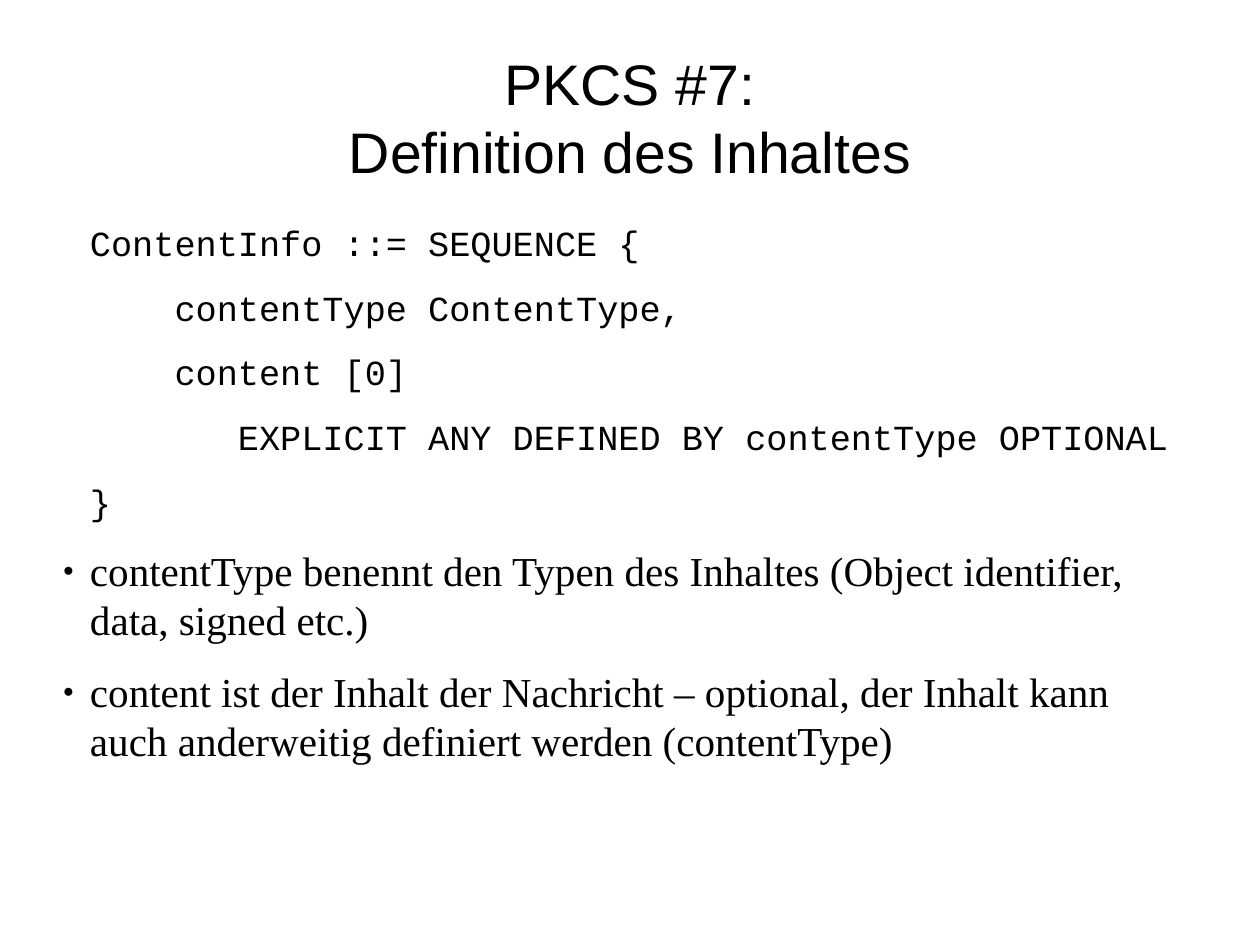
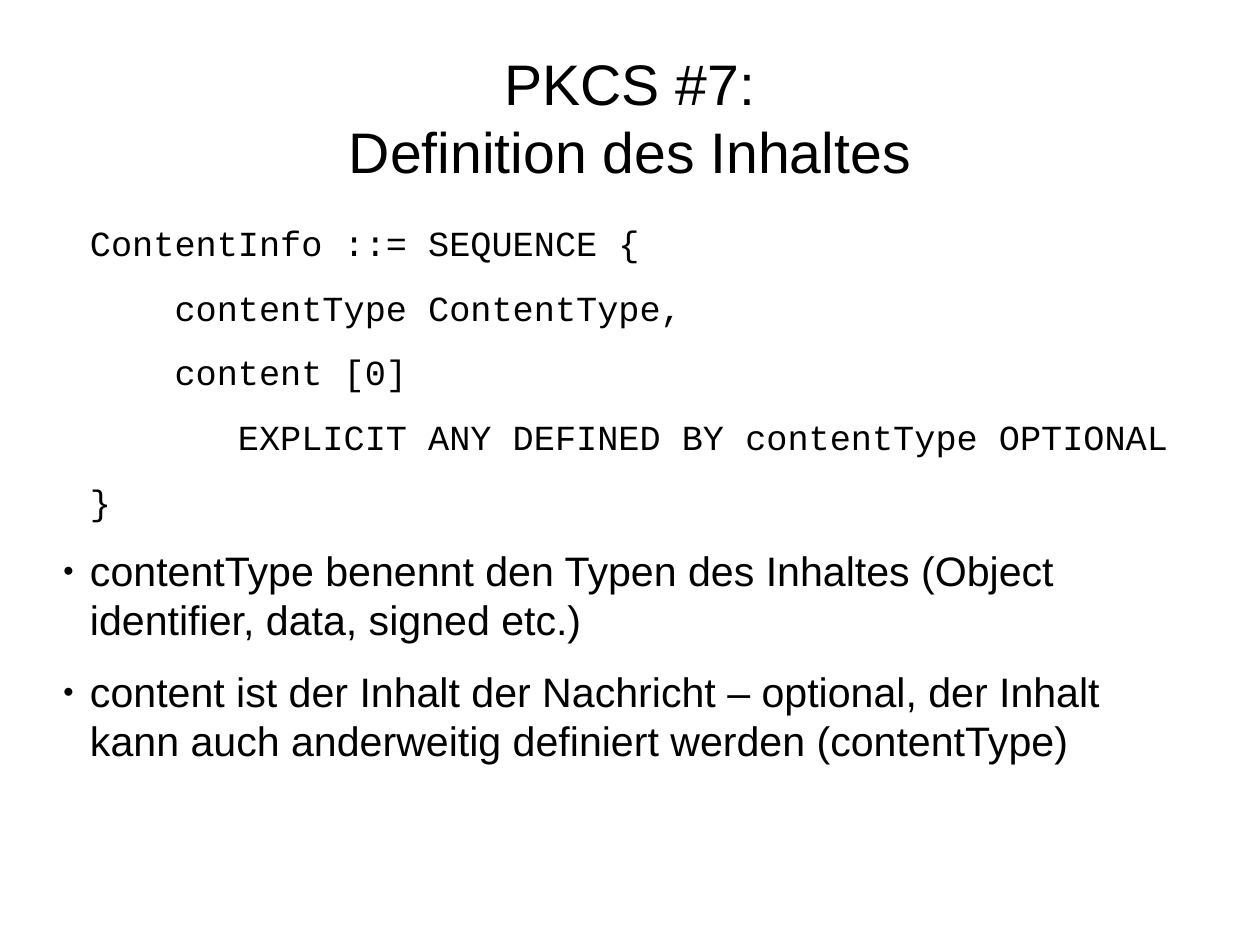
Before and after one commit to FFHS-Inf-2010-students/sa-krypt, a slide deck: slide 22 of pres/praesentation.odp (slide 23 before the commit). Drawn at 1260x945 pixels with LibreOffice and Linux fonts; fonts in the diff are those of the drawing. Boxes give left, top, right and bottom in pixels: in the first picture for what was removed or moved away, otherwise in the second. Text is boxed around its words. In the diff, an @@ line names an element or a change of style, - is before the commit and + after.

Commit message:
Fonts fixen in Präsentation; PDF erstellen

```diff
--- a/pres/praesentation.odp
+++ b/pres/praesentation.odp
@@ text at [90, 556, 1100, 764]: font Times New Roman to Arial in "contentType benennt den Typen des Inhaltes (Object ...", "content ist der Inhalt der Nachricht – ..." @@
```
Also in this commit, not shown: 30 other slides changed, 1 slide removed, 1 other file.
